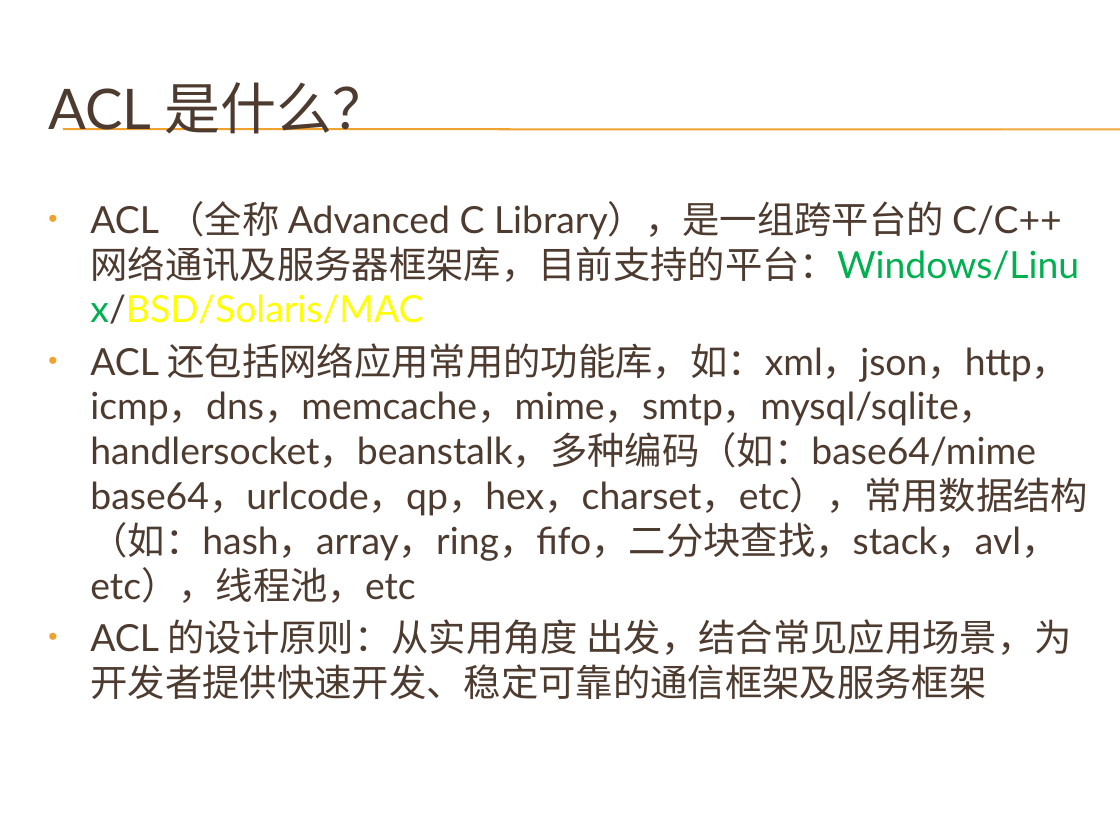
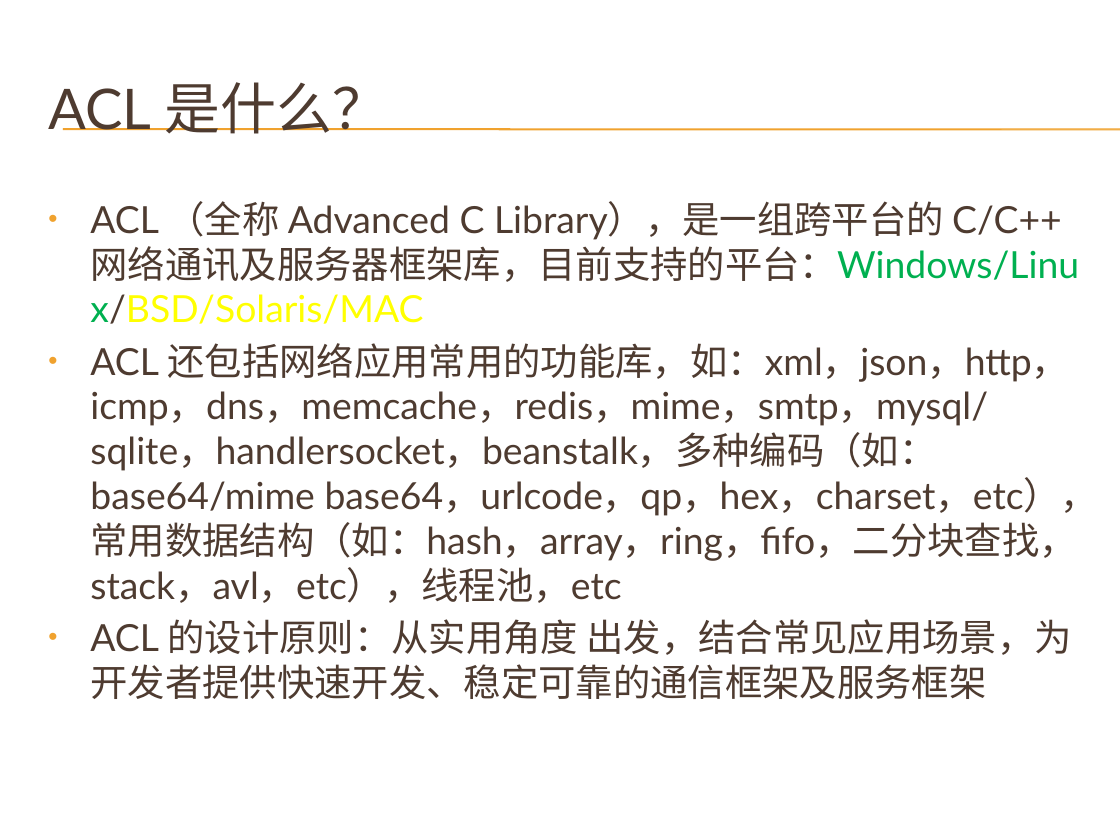
Before and after one commit to cnsuhao/developkit-acl, a slide deck: slide 3 of doc/acl.pptx. Drawn at 1120x840 pixels with LibreOffice and Linux fonts; fonts in the diff are those of the drawing; background and template pictures are left out. Boxes give left, top, right and bottom in pixels: in the first picture for what was removed or moved away, otherwise in the second. Text is boxed around its words. In the diff, an @@ line names an element or a change of style, - is before the commit and + after.

```diff
--- a/doc/acl.pptx
+++ b/doc/acl.pptx
@@ text at bbox=[90, 343, 1099, 603]: text changed @@
-• ACL 还包括网络应用常用的功能库，如：xml，json，http，icmp，dns，memcache，mime，smtp，mysql/sqlite，handlersocket，beanstalk，多种编码（如：base64/mime base64，urlcode，qp，hex，charset，etc），常用数据结构（如：hash，array，ring，fifo，二分块查找，stack，avl，etc），线程池，etc
+• ACL 还包括网络应用常用的功能库，如：xml，json，http，icmp，dns，memcache，redis，mime，smtp，mysql/sqlite，handlersocket，beanstalk，多种编码（如：base64/mime base64，urlcode，qp，hex，charset，etc），常用数据结构（如：hash，array，ring，fifo，二分块查找，stack，avl，etc），线程池，etc
```
Also in this commit, not shown: 7 other slides changed, 2 other files.
